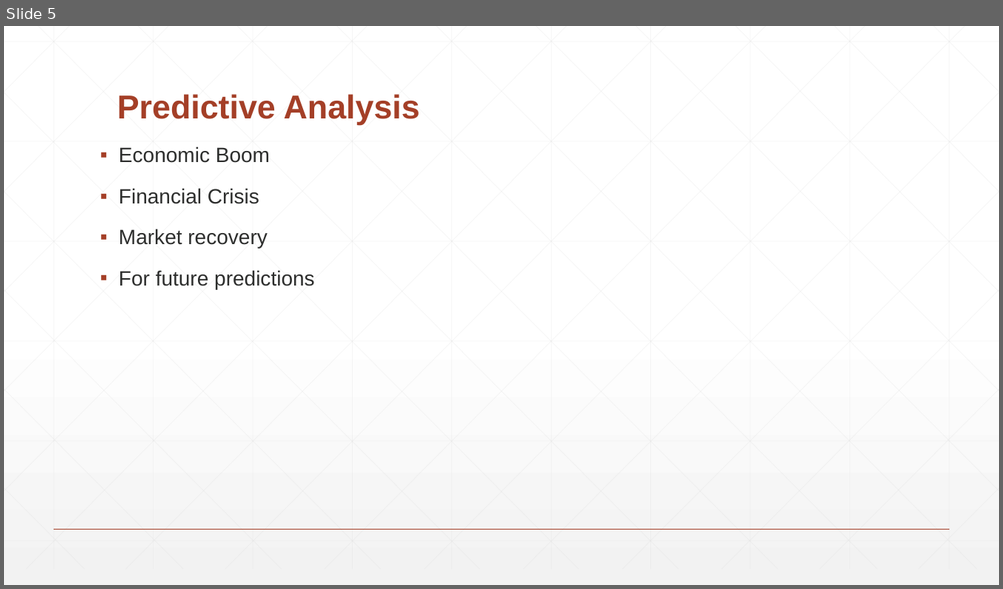
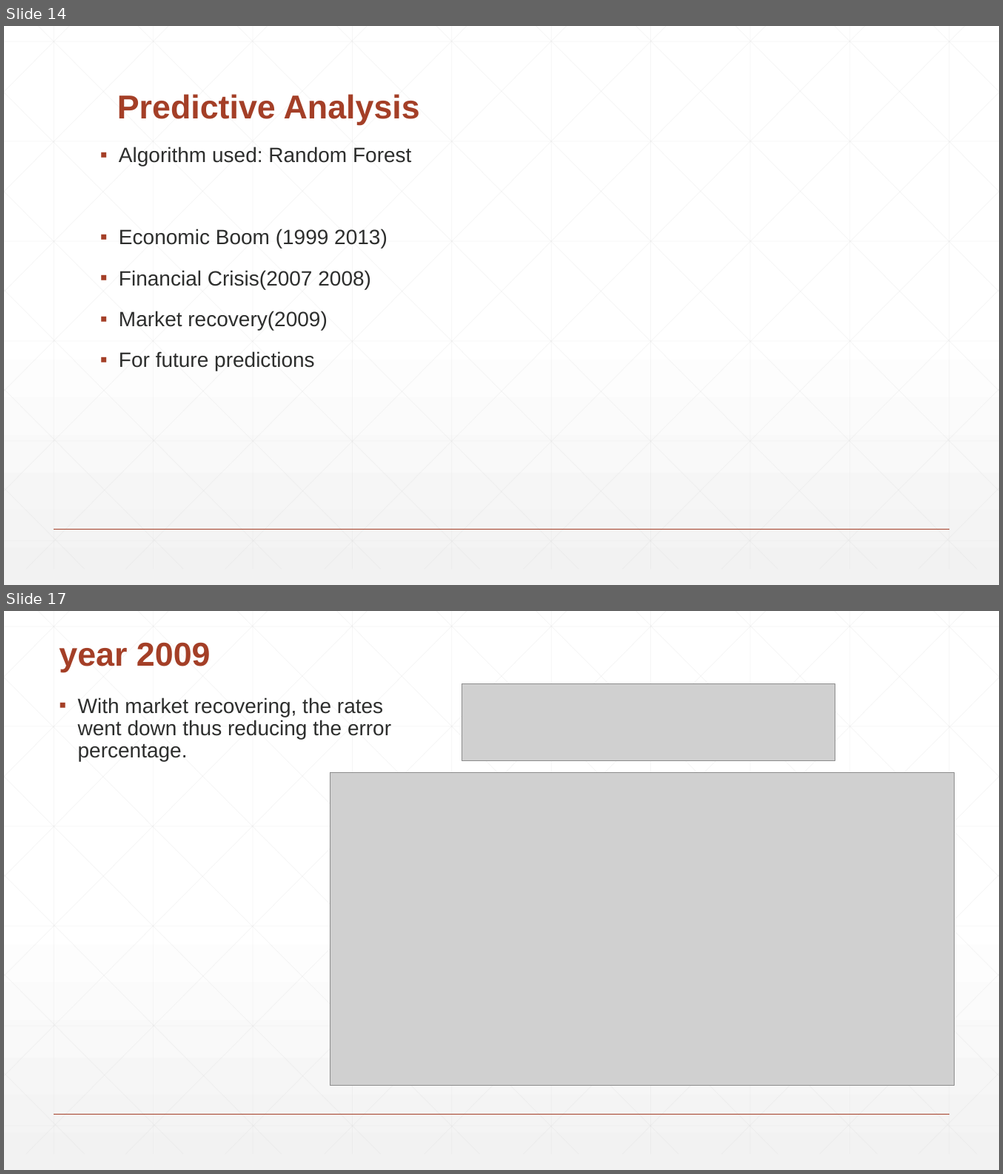
Before and after one commit to vishalsatam/PredictiveModellingOnFreddieMacLoans, a slide deck: Team1_Presentation.pptx. Shown one above the other, each under a label of ours: slide 5 before the commit, slides 14 and 17 after it; the slides between them are not shown. The pictures are 1003x589 and 1003x1174 pixels, drawn with LibreOffice and Linux fonts; fonts in the diff are those of the drawing; grey boxes stand for pictures. Boxes give left, top, right and bottom in pixels: in the first picture for what was removed or moved away, otherwise in the second. Text is boxed around its words. In the diff, an @@ line names an element or a change of style, - is before the commit and + after.

```diff
--- a/Team1_Presentation.pptx
+++ b/Team1_Presentation.pptx
@@ slide 17 added at [4,611,999,1170], background gradient #FFFFFF to #F2F2F2; not listed: 47 template elements that a slide beside it also shows @@
@@ title added at [59,642,210,672], 32 pt, text #A43F27, bold @@
+year 2009
@@ text added at [78,698,391,761], 20 pt, text #2D2E2D @@
+▪ With market recovering, the rates went down thus reducing the error percentage.
@@ picture added at [462,684,835,761] @@
@@ picture added at [330,773,954,1086] @@
@@ what was slide 5 is now slide 14 @@
@@ slide 14 changed as well @@
@@ text at [119,147,411,330]: text changed @@
-▪ Economic Boom
-▪ Financial Crisis
-▪ Market recovery
+▪ Algorithm used: Random Forest
+▪ Economic Boom (1999 2013)
+▪ Financial Crisis(2007 2008)
+▪ Market recovery(2009)
```
Also in this commit, not shown: 3 other slides changed, 16 other slides added, 4 slides removed.
